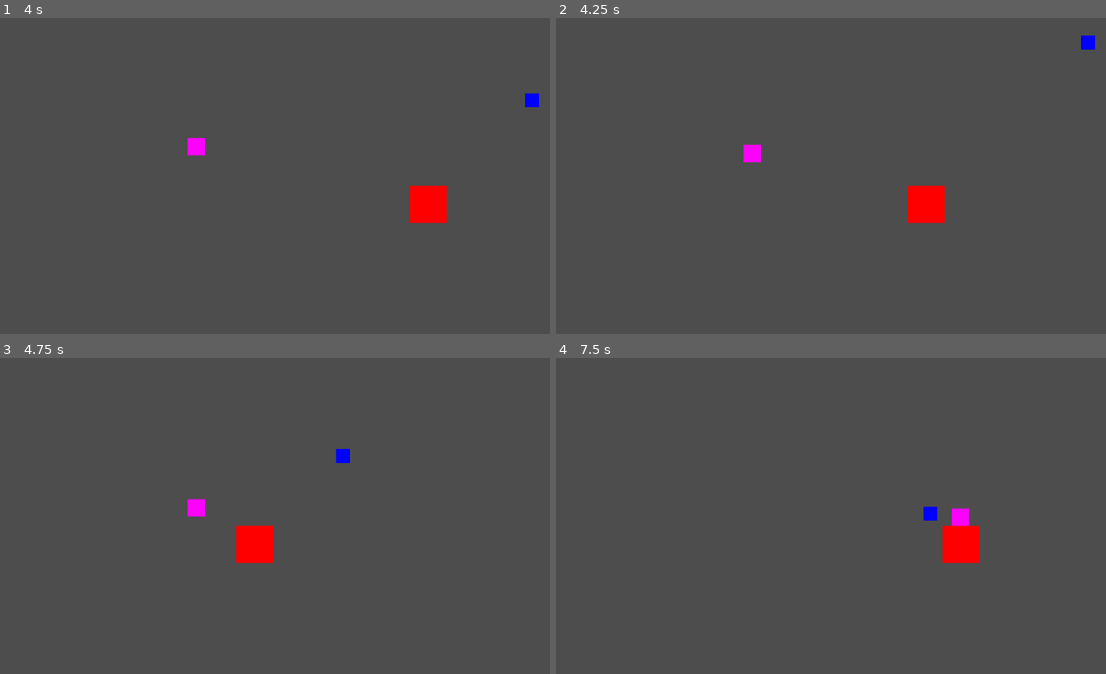
Above: before the commit, frames 1-4 (two rows, left to right).
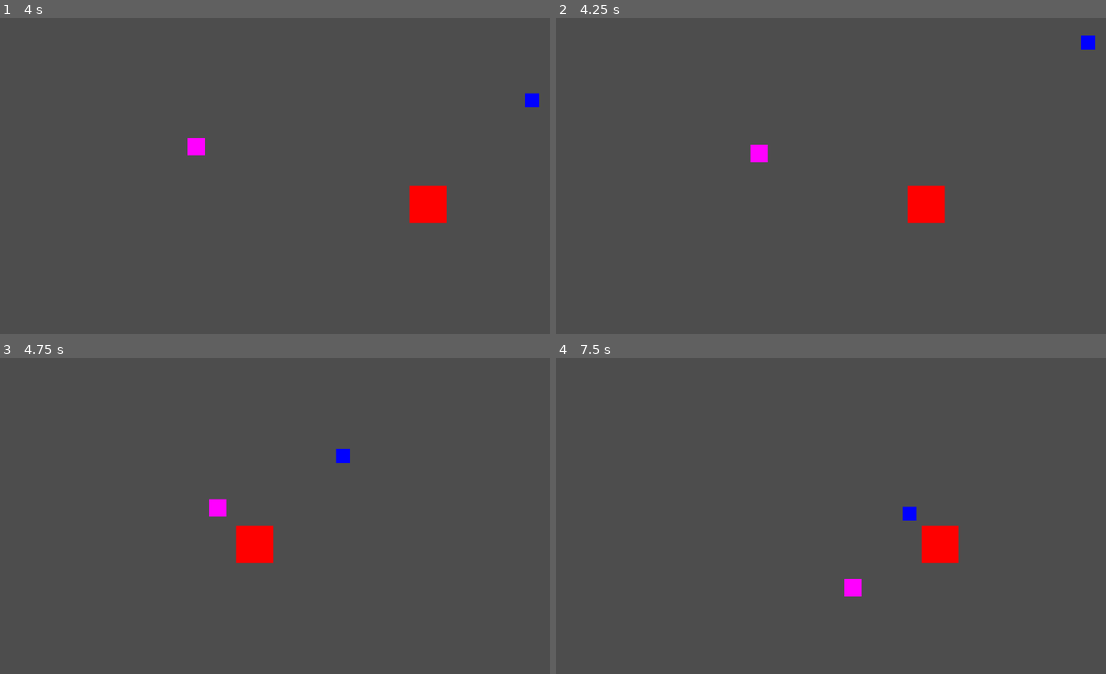
Above: after the commit, the same moments.

Repository: Roflstomp123/MRUHACKZ
Game: Godot game, scene res://Levels/temp_level.tscn
Same seed, same stepped clock (60 frames per second), same inputs: the game is played once before the commit and once after it.
Inputs:
- Up to frame 1 (4 s): tap Enter (Finish attack) at 0.5, 1.35, 2.85 s; hold Right (Move right) 0.53-1.28 s; hold Enter (Finish attack) 0.53-1.28 s; hold Left (Move left) 1.28-2.03 s; hold Enter (Finish attack) 2.03-2.78 s; hold Right (Move right) 2.03-3.53 s; hold Left (Move left) from 3.53 s (still down); hold Enter (Finish attack) from 3.53 s (still down)
- Up to frame 2 (4.25 s): keep holding Left (Move left); keep holding Enter (Finish attack)
- Up to frame 3 (4.75 s): keep holding Left (Move left); release Enter (Finish attack) at 4.28 s; tap Enter (Finish attack) at 4.35 s
- Up to frame 4 (7.5 s): hold Enter (Finish attack) 5.03-5.78 s; release Left (Move left) at 5.78 s; hold Right (Move right) from 5.78 s (still down); tap Enter (Finish attack) at 5.85, 7.35 s; hold Enter (Finish attack) 6.53-7.28 s

Frame 1 is identical in both runs. In frame 2, 0.2% of the frame differs, in the area x 34-39%, y 40-46%; in frame 3, 0.4%; in frame 4, 1.5%, in the area x 52-77%, y 46-76%.

Commit message:
Enemy movement

Diff:
--- a/Enemy/alien.gd
+++ b/Enemy/alien.gd
@@ -2,12 +2,49 @@
 
 
 const SPEED = 50
+var health = 2:
+	set(val):
+		health = val
+		if health < 0:
+			kill()
+
+
+var state = MOVE_DOWN
+## States
+enum {
+	MOVE_DOWN,
+	MOVE_DIAGONAL
+}
 
 
 func _physics_process(delta: float) -> void:
-	velocity.y = SPEED
-	move_and_slide()
+
+	## State selection
+
+
+	match state:
+		MOVE_DOWN:
+			velocity.y = SPEED
+			move_and_slide()
+		MOVE_DIAGONAL:
+			velocity.y = SPEED
+			velocity.x = SPEED
+			move_and_slide()
+
 
 
 func kill():
 	queue_free()
+
+
+
+func _on_change_behaviour_timeout() -> void:
+	state = randi_range(0,1)
+	pass # Replace with function body.
+
+
+
+func _on_health_area_area_entered(area: Area2D) -> void:
+	#if area# is PlayerAttack:
+	health -= area.damage
+	pass # Replace with function body.
--- a/Enemy/alien.tscn
+++ b/Enemy/alien.tscn
@@ -8,7 +8,11 @@
 [sub_resource type="PlaceholderTexture2D" id="PlaceholderTexture2D_myn7n"]
 size = Vector2(30, 30)
 
+[sub_resource type="CircleShape2D" id="CircleShape2D_238h0"]
+radius = 20.67
+
 [node name="Node2D" type="CharacterBody2D"]
+collision_mask = 0
 script = ExtResource("1_mms7r")
 
 [node name="AnimatedSprite2D" type="AnimatedSprite2D" parent="."]
@@ -19,3 +23,17 @@
 
 [node name="Sprite2D" type="Sprite2D" parent="."]
 texture = SubResource("PlaceholderTexture2D_myn7n")
+
+[node name="ChangeBehaviour" type="Timer" parent="."]
+wait_time = 2.0
+autostart = true
+
+[node name="Hurtbox" type="Area2D" parent="."]
+collision_layer = 16384
+collision_mask = 256
+
+[node name="HealthShape" type="CollisionShape2D" parent="Hurtbox"]
+shape = SubResource("CircleShape2D_238h0")
+
+[connection signal="timeout" from="ChangeBehaviour" to="." method="_on_change_behaviour_timeout"]
+[connection signal="area_entered" from="Hurtbox" to="." method="_on_health_area_area_entered"]
--- a/Levels/temp_level.tscn
+++ b/Levels/temp_level.tscn
@@ -14,7 +14,6 @@
 [node name="temp_level" type="Node2D"]
 
 [node name="temp_player" parent="." instance=ExtResource("1_hq4be")]
-
 position = Vector2(537, 337)
 
 [node name="CollisionShape2D" type="CollisionShape2D" parent="temp_player"]
--- a/Player/Attacks/PlayerAttack.gd
+++ b/Player/Attacks/PlayerAttack.gd
@@ -2,7 +2,7 @@
 class_name PlayerAttack
 
 ##NOTE: Ensure to add all these properties to all of the function!!!!!
-@export var damage:int = 0
+@export var damage:int = 1
 
 ##NOTE: this being scale means that you have to set the texture to the proper size. This will be a bit tough, sry.
 	## Could change to an independent sprite_size and size
Not shown: 1 places in Enemy/alien.tscn that only renumber resources
